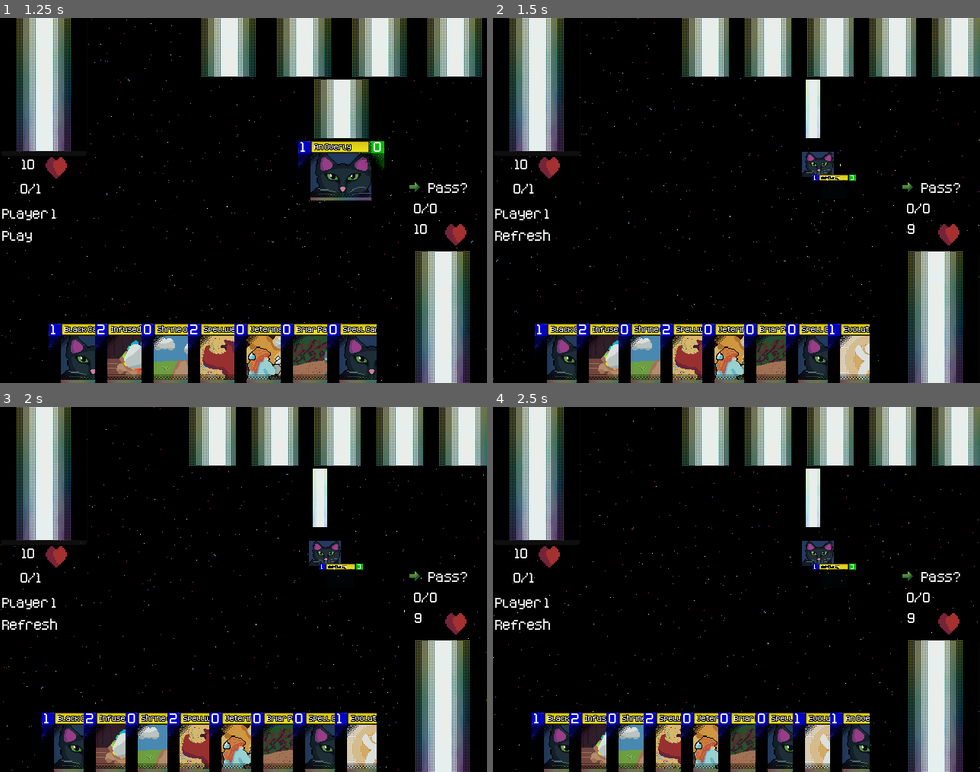
Above: before the commit, frames 1-4 (two rows, left to right).
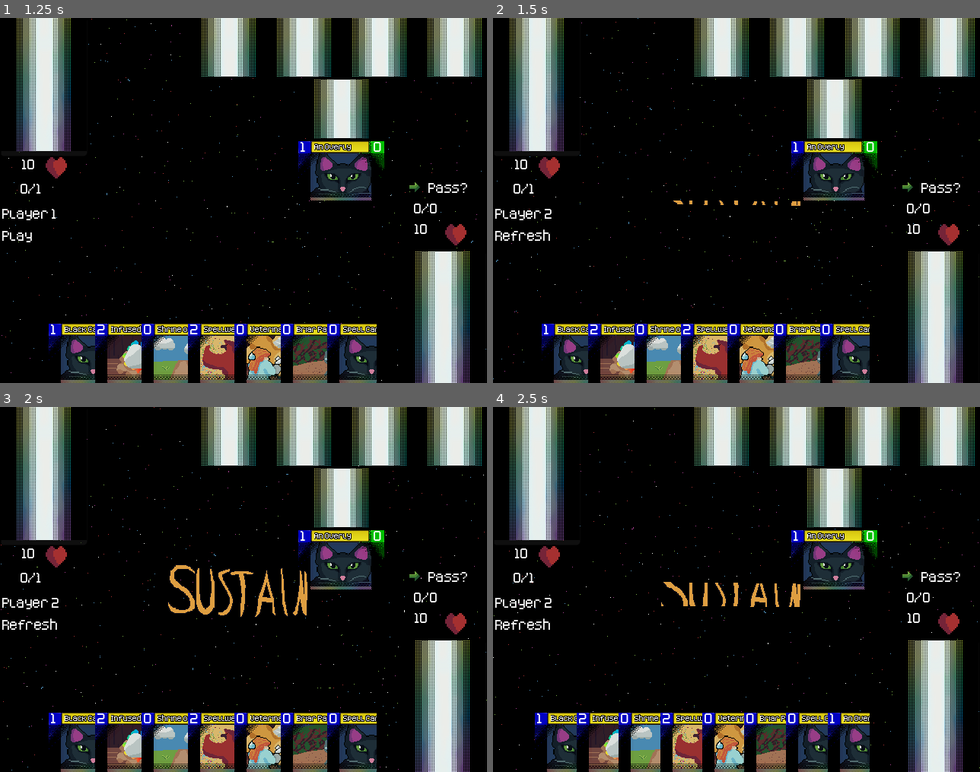
Above: after the commit, the same moments.

Repository: ColbySchexnayder/mana-stream
Game: Godot game, scene res://Scenes/titleScreen.tscn
Two runs of this game, one before a commit and one after it. Both use one fixed random seed, a clock stepped at 60 frames per second and the inputs below.
Inputs (mouse positions are in pixels of both pictures, inside the frame that each line leads up to):
- Up to frame 1 (1.25 s): click "New Game?" at 0.5 s
- Up to frame 2 (1.5 s): click "Pass?" at 1.25 s
- Up to frame 3 (2 s): no input
- Up to frame 4 (2.5 s): click (936, 706) at 2 s

Frame 1 is identical in both runs. In frame 2, 20% of the frame differs, in the area x 8-100%, y 0-100%; in frame 3, 20%; in frame 4, 19%.

Commit message:
sound+phase animations+some code simplified

Diff:
--- a/Scenes/ai_manager.gd
+++ b/AI/ai_manager.gd
@@ -16,7 +16,7 @@
 
 # Called when the node enters the scene tree for the first time.
 func _ready() -> void:
-	GmManager.connect("_ai_turn", ai_turn)
+	#GmManager.connect("_ai_turn", ai_turn)
 	GmManager.connect("_interrupt", handle_interrupt)
 
 
@@ -26,22 +26,23 @@
 
 #TODO: This all needs to be changed!
 #TODO: Seriously don't ignore this
-func ai_turn():
-	if GmManager.currentPhase == GmManager.phase.REFRESH:
-		if !ai_summon_zone.is_empty():
-			ai_hand[0].mana()
-			ai_mana_zone[0].mana()
-			await GmManager.emit_signal("_card_keep", ai_summon_zone[0])
-		GmManager.emit_signal("_change_phase")
-	if GmManager.currentPhase == GmManager.phase.PLAY:
-		if !ai_summon_zone.is_empty():
-			GmManager.emit_signal("_card_attack", ai_summon_zone[0])
-			if !interruptStack.is_empty():
-				await GmManager._interrupt_resolved
-			elif !player_summon_zone.is_empty():
-				await GmManager._block_resolved
 
-		GmManager.emit_signal("_change_turn")
+func ai_sustain():
+	if !ai_summon_zone.is_empty():
+		ai_hand[0].mana()
+		ai_mana_zone[0].mana()
+		await GmManager.emit_signal("_card_keep", ai_summon_zone[0])
+	GmManager.emit_signal("_change_phase")
+
+func ai_play():
+	if !ai_summon_zone.is_empty():
+		GmManager.emit_signal("_card_attack", ai_summon_zone[0])
+		if !interruptStack.is_empty():
+			await GmManager._interrupt_resolved
+		elif !player_summon_zone.is_empty():
+			await GmManager._block_resolved
+
+	GmManager.emit_signal("_change_turn")
 
 func choose_defense(card):
 	if players_turn:
--- a/Cards/Card.gd
+++ b/Cards/Card.gd
@@ -59,7 +59,9 @@
 @onready var add_button: TextureButton = $InspectView/AddButton
 @onready var remove_button: TextureButton = $InspectView/RemoveButton
 
+
 const CARD = preload("res://Cards/Card.tscn")
+
 static func constructor():
 	var obj = CARD.instantiate()
 	return obj
@@ -147,13 +149,9 @@
 	GmManager.connect("_card_exhaust", exhaust)
 	GmManager.connect("_card_activate", action)
 
-# Called every frame. 'delta' is the elapsed time since the previous frame.
-func _process(delta: float) -> void:
-	pass
-
 
 func _on_mouse_entered() -> void:
-	pass # Replace with function body.
+	pass #TODO: Highlight card when hovering?
 
 
 func _on_gui_input(event: InputEvent) -> void:
@@ -162,6 +160,7 @@
 
 	elif (event.is_action_pressed("alternate")) and card.cardOwner == 1 and GmManager.currentTurn == 1:
 		mana()
+
 
 
 func _on_summon_button_pressed() -> void:
@@ -174,7 +173,7 @@
 
 
 func _on_block_button_pressed() -> void:
-	block() # Replace with function body.
+	block()
 
 
 func _on_add_button_pressed() -> void:
--- a/Scenes/Duel.tscn
+++ b/Scenes/Duel.tscn
@@ -10,8 +10,185 @@
 [ext_resource type="Texture2D" uid="uid://dwavn4d1505jc" path="res://Art/passIcon.png" id="8_3ou88"]
 [ext_resource type="Texture2D" uid="uid://bjrpll86l131l" path="res://Art/arrow.png" id="8_lj5r5"]
 [ext_resource type="StyleBox" uid="uid://cg5rh6mn7nl38" path="res://Cards/InspectViewStyleBox.tres" id="9_yk5x5"]
-[ext_resource type="Script" uid="uid://dpgam1mn1u4ke" path="res://Scenes/ai_manager.gd" id="10_qiwog"]
+[ext_resource type="Script" uid="uid://dpgam1mn1u4ke" path="res://AI/ai_manager.gd" id="10_qiwog"]
 [ext_resource type="Texture2D" uid="uid://bj0dvj3qv6nt3" path="res://Art/exclaimIcon.png" id="10_yyo3b"]
+[ext_resource type="AudioStream" uid="uid://dkyqewcth6rkp" path="res://Sfx/UI Audio/Audio/click3.ogg" id="13_8gp5r"]
+[ext_resource type="Texture2D" uid="uid://bkq1wrd8g2ill" path="res://Art/PlayNotice.png" id="14_w8i7p"]
+[ext_resource type="Texture2D" uid="uid://dq45x7y4r48wg" path="res://Art/SustainNotice.png" id="15_lat0q"]
+
+[sub_resource type="AtlasTexture" id="AtlasTexture_6kaua"]
+atlas = ExtResource("14_w8i7p")
+region = Rect2(0, 100, 200, 100)
+
+[sub_resource type="AtlasTexture" id="AtlasTexture_sgn6l"]
+atlas = ExtResource("14_w8i7p")
+region = Rect2(0, 200, 200, 100)
+
+[sub_resource type="AtlasTexture" id="AtlasTexture_pa7a4"]
+atlas = ExtResource("14_w8i7p")
+region = Rect2(0, 300, 200, 100)
+
+[sub_resource type="AtlasTexture" id="AtlasTexture_tj4yl"]
+atlas = ExtResource("14_w8i7p")
+region = Rect2(0, 400, 200, 100)
+
+[sub_resource type="AtlasTexture" id="AtlasTexture_0lldj"]
+atlas = ExtResource("14_w8i7p")
+region = Rect2(0, 500, 200, 100)
+
+[sub_resource type="AtlasTexture" id="AtlasTexture_asikr"]
+atlas = ExtResource("14_w8i7p")
+region = Rect2(0, 600, 200, 100)
+
+[sub_resource type="AtlasTexture" id="AtlasTexture_jmbob"]
+atlas = ExtResource("15_lat0q")
+region = Rect2(0, 100, 200, 100)
+
+[sub_resource type="AtlasTexture" id="AtlasTexture_fkfm5"]
+atlas = ExtResource("15_lat0q")
+region = Rect2(0, 200, 200, 100)
+
+[sub_resource type="AtlasTexture" id="AtlasTexture_uj1l3"]
+atlas = ExtResource("15_lat0q")
+region = Rect2(0, 300, 200, 100)
+
+[sub_resource type="AtlasTexture" id="AtlasTexture_cj5go"]
+atlas = ExtResource("15_lat0q")
+region = Rect2(0, 400, 200, 100)
+
+[sub_resource type="AtlasTexture" id="AtlasTexture_b0w6b"]
+atlas = ExtResource("15_lat0q")
+region = Rect2(0, 500, 200, 100)
+
+[sub_resource type="AtlasTexture" id="AtlasTexture_pqftq"]
+atlas = ExtResource("15_lat0q")
+region = Rect2(0, 600, 200, 100)
+
+[sub_resource type="AtlasTexture" id="AtlasTexture_jdaxk"]
+atlas = ExtResource("15_lat0q")
+region = Rect2(0, 500, 200, 100)
+
+[sub_resource type="AtlasTexture" id="AtlasTexture_kufht"]
+atlas = ExtResource("15_lat0q")
+region = Rect2(0, 400, 200, 100)
+
+[sub_resource type="AtlasTexture" id="AtlasTexture_podhq"]
+atlas = ExtResource("15_lat0q")
+region = Rect2(0, 300, 200, 100)
+
+[sub_resource type="AtlasTexture" id="AtlasTexture_2ldg8"]
+atlas = ExtResource("15_lat0q")
+region = Rect2(0, 200, 200, 100)
+
+[sub_resource type="AtlasTexture" id="AtlasTexture_tk5nm"]
+atlas = ExtResource("15_lat0q")
+region = Rect2(0, 100, 200, 100)
+
+[sub_resource type="SpriteFrames" id="SpriteFrames_fkfm5"]
+animations = [{
+"frames": [{
+"duration": 1.0,
+"texture": SubResource("AtlasTexture_6kaua")
+}, {
+"duration": 1.0,
+"texture": SubResource("AtlasTexture_sgn6l")
+}, {
+"duration": 1.0,
+"texture": SubResource("AtlasTexture_pa7a4")
+}, {
+"duration": 1.0,
+"texture": SubResource("AtlasTexture_tj4yl")
+}, {
+"duration": 1.0,
+"texture": SubResource("AtlasTexture_0lldj")
+}, {
+"duration": 1.0,
+"texture": SubResource("AtlasTexture_asikr")
+}, {
+"duration": 1.0,
+"texture": SubResource("AtlasTexture_asikr")
+}, {
+"duration": 1.0,
+"texture": SubResource("AtlasTexture_asikr")
+}, {
+"duration": 1.0,
+"texture": SubResource("AtlasTexture_asikr")
+}, {
+"duration": 1.0,
+"texture": SubResource("AtlasTexture_asikr")
+}, {
+"duration": 1.0,
+"texture": SubResource("AtlasTexture_asikr")
+}, {
+"duration": 1.0,
+"texture": SubResource("AtlasTexture_0lldj")
+}, {
+"duration": 1.0,
+"texture": SubResource("AtlasTexture_tj4yl")
+}, {
+"duration": 1.0,
+"texture": SubResource("AtlasTexture_pa7a4")
+}, {
+"duration": 1.0,
+"texture": SubResource("AtlasTexture_sgn6l")
+}, {
+"duration": 1.0,
+"texture": SubResource("AtlasTexture_6kaua")
+}],
+"loop": false,
+"name": &"PlayNotice",
+"speed": 10.0
+}, {
+"frames": [{
+"duration": 1.0,
+"texture": SubResource("AtlasTexture_jmbob")
+}, {
+"duration": 1.0,
+"texture": SubResource("AtlasTexture_fkfm5")
+}, {
+"duration": 1.0,
+"texture": SubResource("AtlasTexture_uj1l3")
+}, {
+"duration": 1.0,
+"texture": SubResource("AtlasTexture_cj5go")
+}, {
+"duration": 1.0,
+"texture": SubResource("AtlasTexture_b0w6b")
+}, {
+"duration": 1.0,
+"texture": SubResource("AtlasTexture_pqftq")
+}, {
+"duration": 1.0,
+"texture": SubResource("AtlasTexture_pqftq")
+}, {
+"duration": 1.0,
+"texture": SubResource("AtlasTexture_pqftq")
+}, {
+"duration": 1.0,
+"texture": SubResource("AtlasTexture_pqftq")
+}, {
+"duration": 1.0,
+"texture": SubResource("AtlasTexture_pqftq")
+}, {
+"duration": 1.0,
+"texture": SubResource("AtlasTexture_jdaxk")
+}, {
+"duration": 1.0,
+"texture": SubResource("AtlasTexture_kufht")
+}, {
+"duration": 1.0,
+"texture": SubResource("AtlasTexture_podhq")
+}, {
+"duration": 1.0,
+"texture": SubResource("AtlasTexture_2ldg8")
+}, {
+"duration": 1.0,
+"texture": SubResource("AtlasTexture_tk5nm")
+}],
+"loop": false,
+"name": &"SustainNotice",
+"speed": 10.0
+}]
 
 [node name="Duel" type="Node2D"]
 script = ExtResource("1_ljhtk")
@@ -327,6 +504,14 @@
 [node name="AI" type="Node" parent="."]
 script = ExtResource("10_qiwog")
 
+[node name="SFXPlayer" type="AudioStreamPlayer" parent="."]
+stream = ExtResource("13_8gp5r")
+
+[node name="PhaseChangeAnimation" type="AnimatedSprite2D" parent="."]
+position = Vector2(320, 240)
+sprite_frames = SubResource("SpriteFrames_fkfm5")
+animation = &"SustainNotice"
+
 [connection signal="pressed" from="Control/P1Deck/P1DeckButton" to="." method="_on_p_1_deck_pressed"]
 [connection signal="pressed" from="Control/PassButton" to="." method="_on_pass_button_pressed"]
 [connection signal="pressed" from="Control/InterruptChoice/InterruptButton" to="." method="_on_interrupt_button_pressed"]
--- a/Scenes/duel.gd
+++ b/Scenes/duel.gd
@@ -65,7 +65,14 @@
 @onready var phase_label: RichTextLabel = $Control/PhaseLabel
 
 @onready var ai: AI_Manager = $AI
+
+@onready var sfx_player: AudioStreamPlayer = $SFXPlayer
+@onready var phase_change_animation: AnimatedSprite2D = $PhaseChangeAnimation
+
 #endregion
+
+#Preloading necessary files
+const CLICK_3 = preload("res://Sfx/UI Audio/Audio/click3.ogg")
 
 # Prepare the duel
 func _ready() -> void:
@@ -108,6 +115,7 @@
 
 
 	var opponentsDefense = Card.constructor()
+	opponentsDefense.revealed = true
 	opponentsDefense.cardOwner = 2
 	opponentsDefense.currentPosition = Card.position.IN_SUMMON
 	p_2_summon_zone.add_child(opponentsDefense)
@@ -237,65 +245,68 @@
 	#The player can't see the AI's card unless it has been revealed
 	if (card.cardOwner == 2 and !card.revealed):
 		return
-
 	#The player can only inspect one card at a time
-	if inspection_area.get_child_count() == 0:
-		#Remember the position of the card in it's given zone
-		cardIndex = card.get_index()
-
-		#Move the card to the selection area
-		card.reparent(inspection_area)
-
-		#Make the front visible if it wasn't already
-		card.inspect_view.visible = true
-		card.card_back.visible = false
-		card.card_front.visible = true
-		card.card_art.visible = true
-
-		#Even if the card is exhausted we want to see it it full scale when inspected
-		card.card_back.scale.x = 1
-		card.card_back.scale.y = 1
-		card.card_front.scale.x = 1
-		card.card_front.scale.y = 1
-		card.card_art.scale.x = 1
-		card.card_art.scale.y = 1
-
-		#If it's the player's card show the appropriate buttons
-		if card.cardOwner == 1:
-			#Most buttons are only valid on the player's turn
-			if interruptStack.has(card):
-					card.action_button.visible = true
-			if currentTurn == 1:
-				#A card in the hand can be sent to MANA or SUMMON in the PLAY phase
-				if card.currentPosition == card.position.IN_HAND and GmManager.currentPhase == GMManager.phase.PLAY:
-					card.summon_button.visible = true
-					card.mana_button.visible = true
-
-				if card.currentPosition == card.position.IN_SUMMON:
-					#A card in SUMMON can ATTACK during the PLAY phase
-					if GmManager.currentPhase == GmManager.phase.PLAY and !card.exhausted:
-						if !GmManager.attacking:
-							card.attack_button.visible = true
-					#A card in SUMMON can be SUSTAINED in the REFRESH phase
-					elif GmManager.currentPhase == GmManager.phase.REFRESH and !card.paid and currentTurn == 1:
-						card.keep_button.visible = true
-				#A card in MANA can be exhausted to increase available mana
-				if card.currentPosition == card.position.IN_MANA and !card.exhausted:
-					card.mana_button.visible = true
-
-			#Block button is only shown when the AI is attacking the player
-			else:
-				if card.currentPosition == card.position.IN_SUMMON:
-					if GmManager.currentPhase == GmManager.phase.PLAY and !card.exhausted:
-						card.block_button.visible = true
-
-			#If something happens to the card while it's inspected it should still be destroyed properly
-			#I think this is unnessecary but it's here as a safety net
-			if card.currentPosition == card.position.IN_DECK:
-				card.destroy(card)
-	#If the player selects the card again unselect it
-	elif inspection_area.get_child(0) == card:
+	if inspection_area.get_child_count() != 0:
 		deselect()
+		return
+
+	sfx_player.stream = CLICK_3
+	sfx_player.play()
+
+	#Remember the position of the card in it's given zone
+	cardIndex = card.get_index()
+
+	#Move the card to the selection area
+	card.reparent(inspection_area)
+
+	#Make the front visible if it wasn't already
+	card.inspect_view.visible = true
+	card.card_back.visible = false
+	card.card_front.visible = true
+	card.card_art.visible = true
+
+	#Even if the card is exhausted we want to see it it full scale when inspected
+	card.card_back.scale.x = 1
+	card.card_back.scale.y = 1
+	card.card_front.scale.x = 1
+	card.card_front.scale.y = 1
+	card.card_art.scale.x = 1
+	card.card_art.scale.y = 1
+
+	#If it's the player's card show the appropriate buttons
+	if card.cardOwner == 1:
+		#Most buttons are only valid on the player's turn
+		if interruptStack.has(card):
+				card.action_button.visible = true
+		if currentTurn == 1:
+			#A card in the hand can be sent to MANA or SUMMON in the PLAY phase
+			if card.currentPosition == card.position.IN_HAND and GmManager.currentPhase == GMManager.phase.PLAY:
+				card.summon_button.visible = true
+				card.mana_button.visible = true
+
+			if card.currentPosition == card.position.IN_SUMMON:
+				#A card in SUMMON can ATTACK during the PLAY phase
+				if GmManager.currentPhase == GmManager.phase.PLAY and !card.exhausted:
+					if !GmManager.attacking:
+						card.attack_button.visible = true
+				#A card in SUMMON can be SUSTAINED in the REFRESH phase
+				elif GmManager.currentPhase == GmManager.phase.REFRESH and !card.paid and currentTurn == 1:
+					card.keep_button.visible = true
+			#A card in MANA can be exhausted to increase available mana
+			if card.currentPosition == card.position.IN_MANA and !card.exhausted:
+				card.mana_button.visible = true
+
+		#Block button is only shown when the AI is attacking the player
+		else:
+			if card.currentPosition == card.position.IN_SUMMON:
+				if GmManager.currentPhase == GmManager.phase.PLAY and !card.exhausted:
+					card.block_button.visible = true
+
+		#If something happens to the card while it's inspected it should still be destroyed properly
+		#I think this is unnessecary but it's here as a safety net
+		if card.currentPosition == card.position.IN_DECK:
+			card.destroy(card)
+
 
 #Remove a card from the selection area and return it to the appropriate zone
 func deselect():
@@ -303,6 +314,8 @@
 	if inspection_area.get_child_count() == 0:
 		return
 
+	sfx_player.stream = CLICK_3
+	sfx_player.play()
 	var card = inspection_area.get_child(0)
 	#Turn all the buttons off
 	card.inspect_view.visible = false
@@ -382,7 +395,7 @@
 		if card.cost <= p2AvailableMana:
 			p2AvailableMana -= card.cost
 			card.paid = true
-			card_select(card)
+			#card_select(card)
 
 #Removes the card from the field and puts it at the bottom of it's owner's deck
 func move_to_deck(card: Card) -> void:
@@ -529,7 +542,10 @@
 
 	#print (bool(currentTurn-2))
 	GmManager.currentPhase = GmManager.phase.REFRESH
-
+	phase_change_animation.visible = true
+	phase_change_animation.play("SustainNotice")
+	await phase_change_animation.animation_finished
+	phase_change_animation.visible = false
 	match currentTurn:
 		1:
 			draw(1)
@@ -544,10 +560,11 @@
 				card.refresh()
 			for card in player2summon:
 				card.refresh()
-			ai.ai_turn()
+			ai.ai_sustain()
 
 #Changes from REFRESH to PLAY and destroys any unpaid cards
 func change_phase():
+
 	if currentTurn == 1:
 		var i = 0
 		while i < (player1summon.size()):
@@ -562,7 +579,15 @@
 				player2summon[i].destroy(3)
 				i -= 1
 			i += 1
+
+	phase_change_animation.visible = true
+	phase_change_animation.play("PlayNotice")
+	await phase_change_animation.animation_finished
+	phase_change_animation.visible = false
+
 	GmManager.currentPhase = GmManager.phase.PLAY
+	if currentTurn == 2:
+		ai.ai_play()
 
 #TODO: Add interrupts so cards that work off reactions can be played
 func interrupt(card):
--- a/Scripts/GMManager.gd
+++ b/Scripts/GMManager.gd
@@ -50,6 +50,9 @@
 signal _change_turn()
 
 signal _ai_turn()
+signal _ai_sustain()
+signal _ai_play()
+
 signal _player_turn()
 
 func load_deck(saveFile: String) -> Array[String]:
--- /dev/null
+++ b/default_bus_layout.tres
@@ -0,0 +1,15 @@
+[gd_resource type="AudioBusLayout" format=3 uid="uid://b5k6y2lpo2c66"]
+
+[resource]
+bus/1/name = &"SFX"
+bus/1/solo = false
+bus/1/mute = false
+bus/1/bypass_fx = false
+bus/1/volume_db = 0.0
+bus/1/send = &"Master"
+bus/2/name = &"Music"
+bus/2/solo = false
+bus/2/mute = false
+bus/2/bypass_fx = false
+bus/2/volume_db = 0.0
+bus/2/send = &"Master"
Renamed: Scenes/ai_manager.gd.uid -> AI/ai_manager.gd.uid
Binary file added: Art/PlayNotice.png
Not shown, added: Art/PlayNotice.png.import
Binary file added: Art/SustainNotice.png
Not shown, added: Art/SustainNotice.png.import
Not shown: 1 places in Scenes/Duel.tscn that only renumber resources
Not shown, added: Sfx/UI Audio/Audio/click1.ogg.import
Not shown, added: Sfx/UI Audio/Audio/click2.ogg.import
Not shown, added: Sfx/UI Audio/Audio/click3.ogg.import
Not shown, added: Sfx/UI Audio/Audio/click4.ogg.import
Not shown, added: Sfx/UI Audio/Audio/click5.ogg.import
Not shown, added: Sfx/UI Audio/Audio/mouseclick1.ogg.import
(and 99 more such lines)
